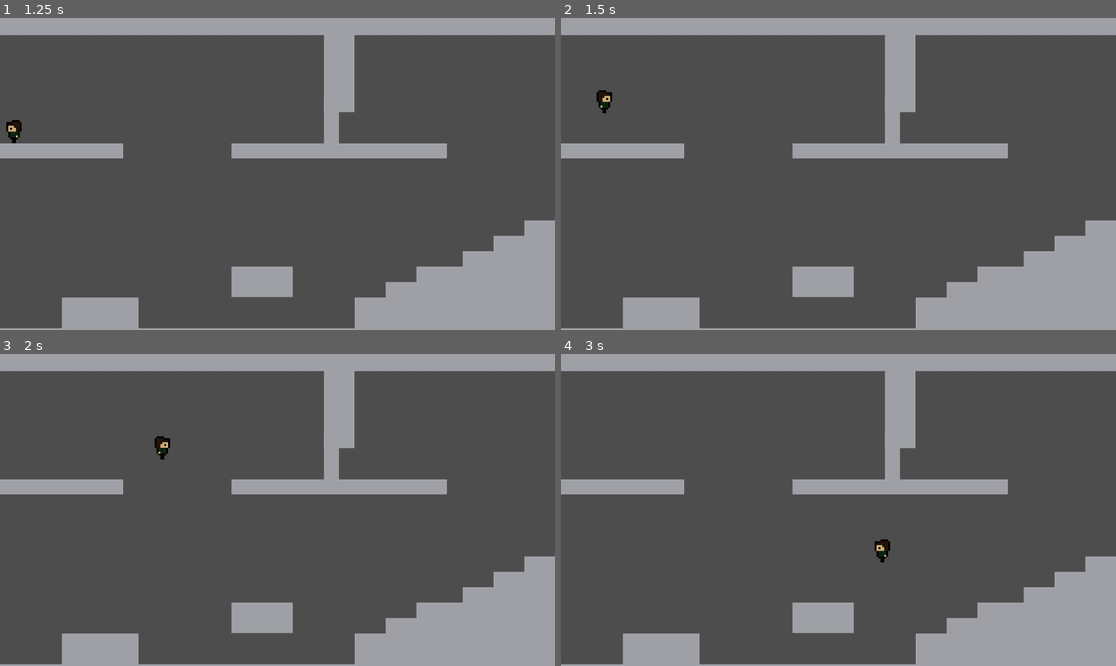
Above: before the commit, frames 1-4 (two rows, left to right).
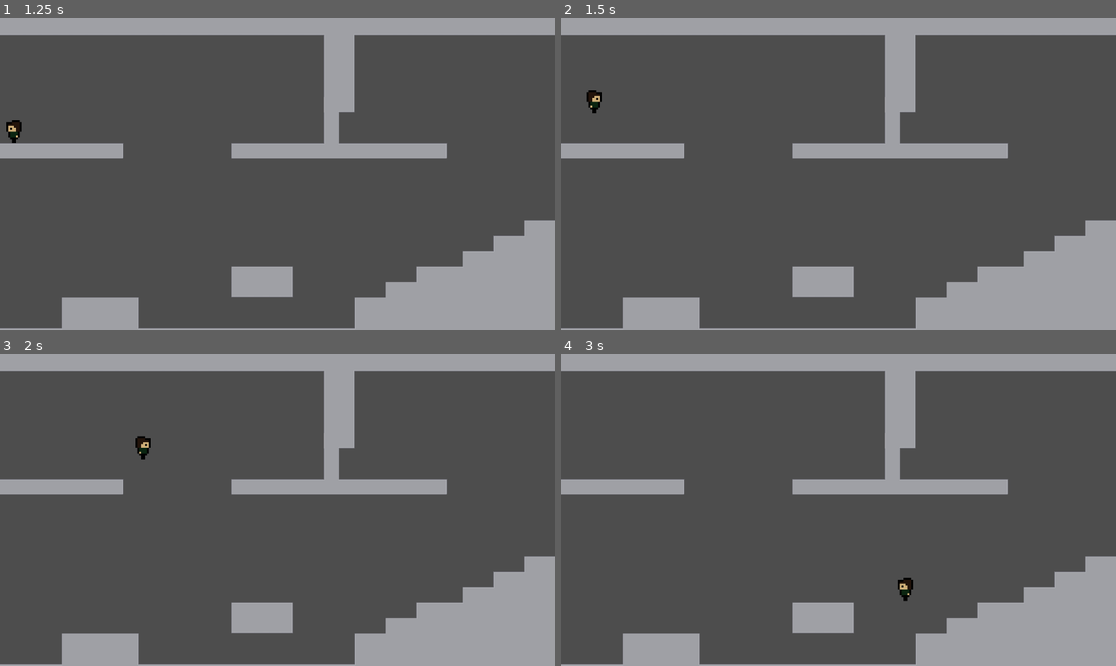
Above: after the commit, the same moments.

Repository: CelerityTAS/RostEntfernerTMLLC
Game: Godot game, scene res://scenes/menus/mainmenu.tscn
The game is run twice, just before and just after one commit, with the same random seed, the same clock (stepped at 60 frames per second) and the same inputs.
Inputs:
- Up to frame 1 (1.25 s): click "Start" at 0.5 s
- Up to frame 2 (1.5 s): tap Enter at 1.25 s; hold D (right) from 1.28 s (still down); hold W (jump) from 1.28 s (still down)
- Up to frame 3 (2 s): keep holding D (right); keep holding W (jump)
- Up to frame 4 (3 s): release W (jump) at 2.03 s; tap W (jump) at 2.1, 2.27, 2.57 s; release D (right) at 2.78 s; hold Left (left) from 2.78 s (still down); hold W (jump) from 2.78 s (still down)

Frame 1 is identical in both runs. In frame 2, 0.3% of the frame differs, in the area x 4-10%, y 23-31%; in frame 3, 0.3%; in frame 4, 0.3%, in the area x 56-64%, y 59-80%.

Commit message:
short jump + drag example

Diff:
--- a/Rostentferner/scenes/Player/player.gd
+++ b/Rostentferner/scenes/Player/player.gd
@@ -4,11 +4,11 @@
 
 const UP_VECTOR = Vector2(0,-1)
 
-@export var SPEED = 100.0
+@export var SPEED = 50
 @export var JUMP_VELOCITY = -400.0
 @export var MAX_JUMP_TIMER = 11
 @export var MAX_COYOTE_TIMER = 0.1 #in Sec
-@export var DRAG = 0.8
+@export var DRAG = 0.9
 @export var GRAVITY = 1000
 @onready var sprite = $AnimatedSprite2D
 var jump_available = false
@@ -19,6 +19,8 @@
 	if Input.is_action_pressed("jump") and jump_available:
 		movement.y = JUMP_VELOCITY
 		jump_available = false
+	if !Input.is_action_pressed("jump") and movement.y < 0:
+		movement.y *= 0.7
 
 	set_velocity(movement)
 	set_up_direction(UP_VECTOR)
